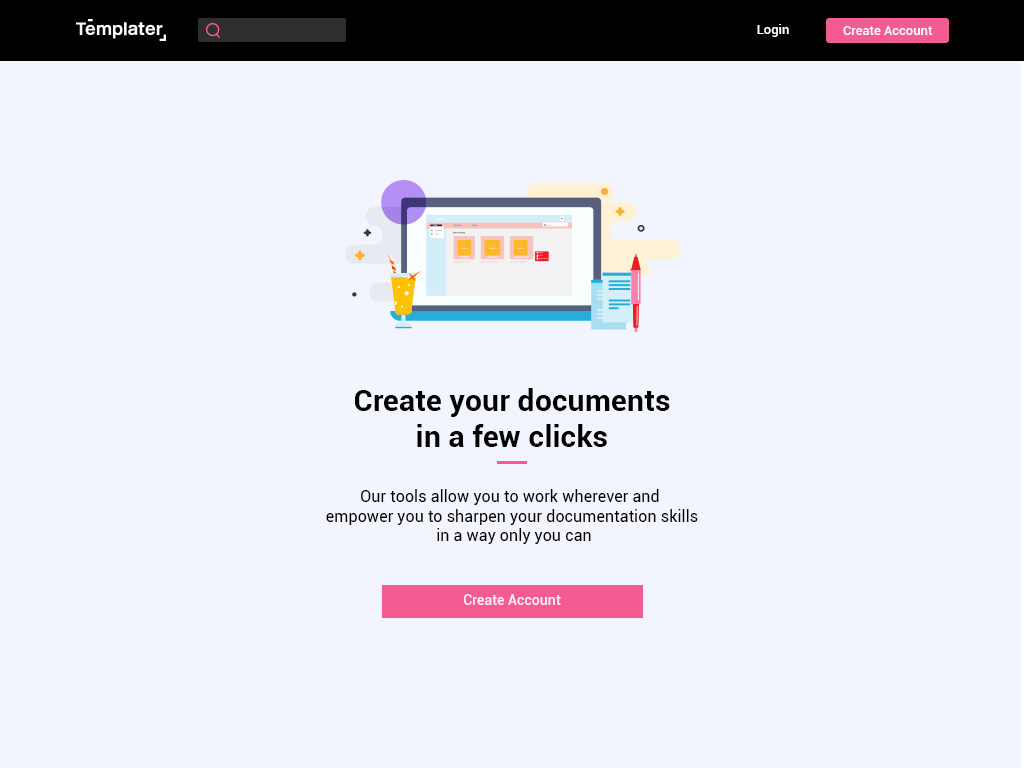
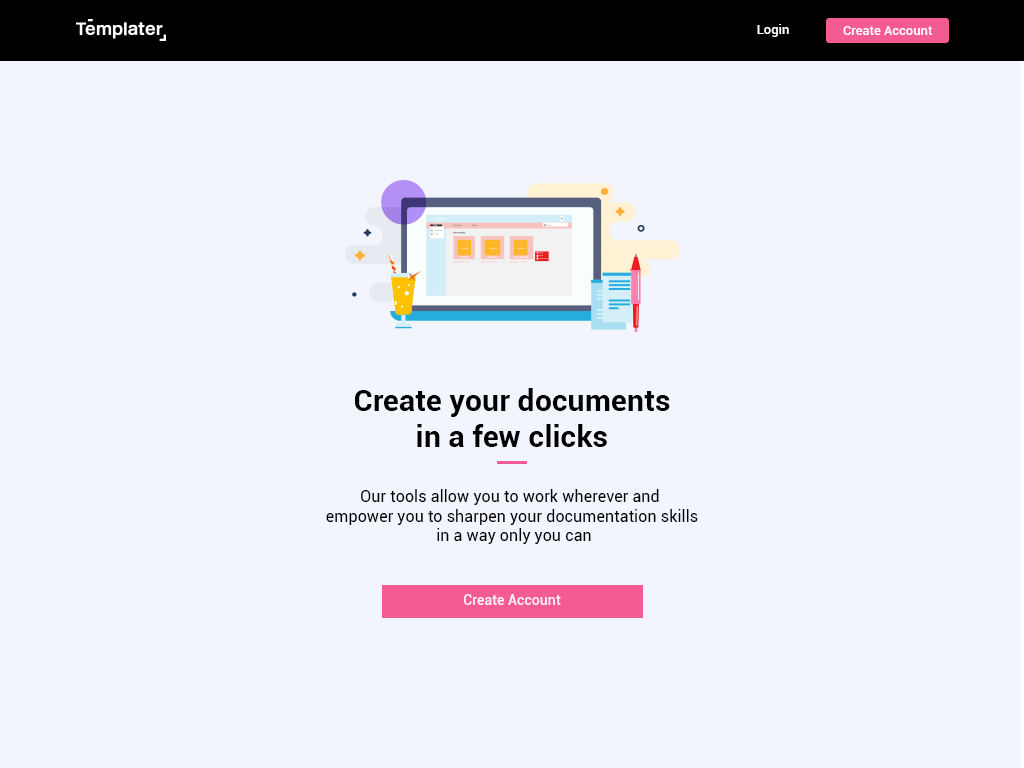
Two versions of the same layered image (1024x768). Layer-by-layer changes:
hid "search" over 206, 23, 220, 38
hid "Input" over 198, 18, 346, 42
